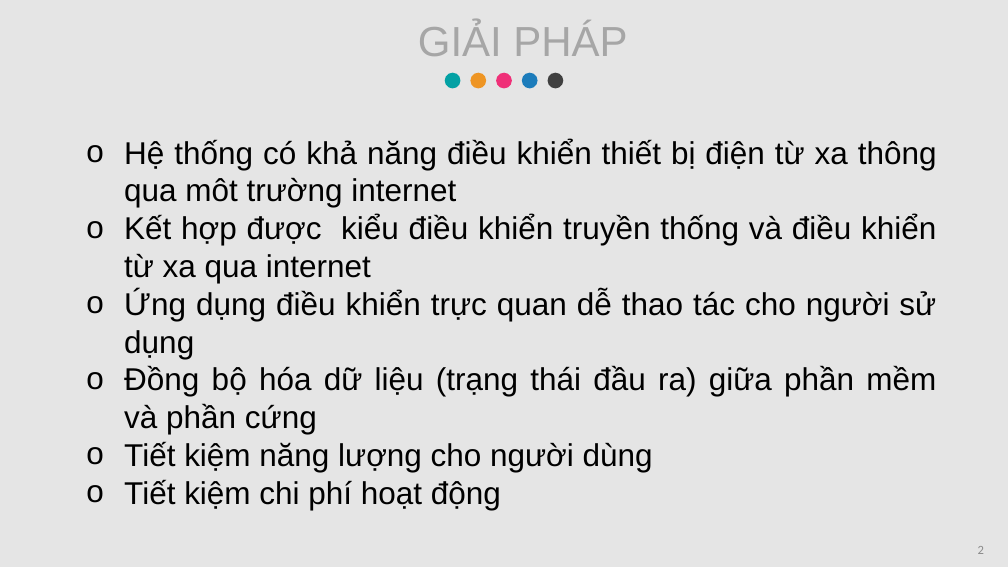
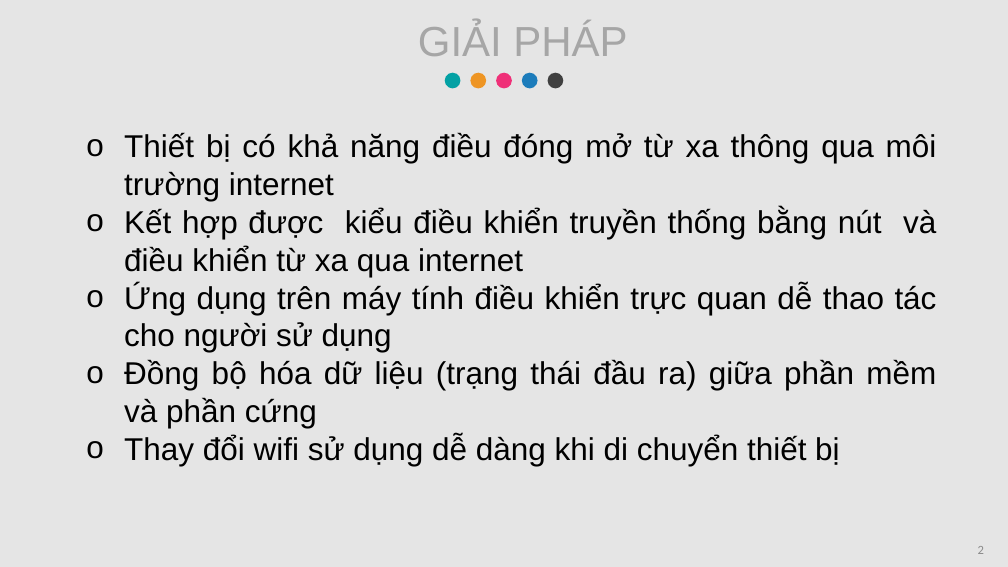
Before and after one commit to ngocphong260899/ThucTapTotNghiep, a slide deck: slide 2 of BaoCao.pptx. Drawn at 1008x567 pixels with LibreOffice and Linux fonts; fonts in the diff are those of the drawing. Boxes give left, top, right and bottom in pixels: in the first picture for what was removed or moved away, otherwise in the second. Text is boxed around its words. In the diff, an @@ line names an element or a change of style, - is before the commit and + after.

```diff
--- a/BaoCao.pptx
+++ b/BaoCao.pptx
@@ text at <box>124,132,937,352</box>: text changed @@
-o Hệ thống có khả năng điều khiển thiết bị điện từ xa thông qua môt trường internet
-o Kết hợp được kiểu điều khiển truyền thống và điều khiển từ xa qua internet
-o Ứng dụng điều khiển trực quan dễ thao tác cho người sử dụng
+o Thiết bị có khả năng điều đóng mở từ xa thông qua môi trường internet
+o Kết hợp được kiểu điều khiển truyền thống bằng nút và điều khiển từ xa qua internet
+o Ứng dụng trên máy tính điều khiển trực quan dễ thao tác cho người sử dụng
@@ text at <box>124,435,839,466</box>: text changed @@
-o Tiết kiệm năng lượng cho người dùng
-o Tiết kiệm chi phí hoạt động
+o Thay đổi wifi sử dụng dễ dàng khi di chuyển thiết bị
```
Also in this commit, not shown: 8 other slides changed, 1 slide added, 41 other files.
